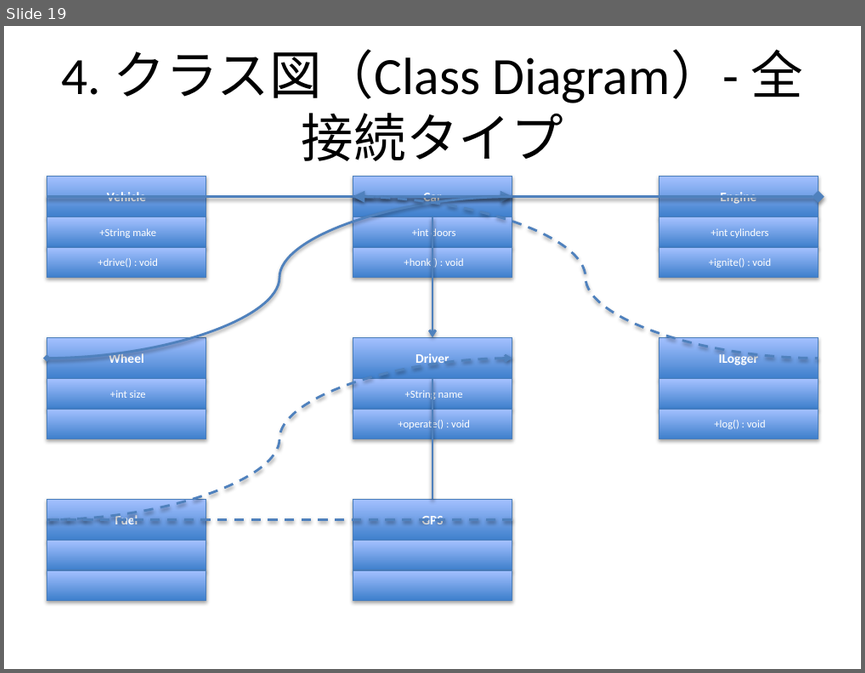
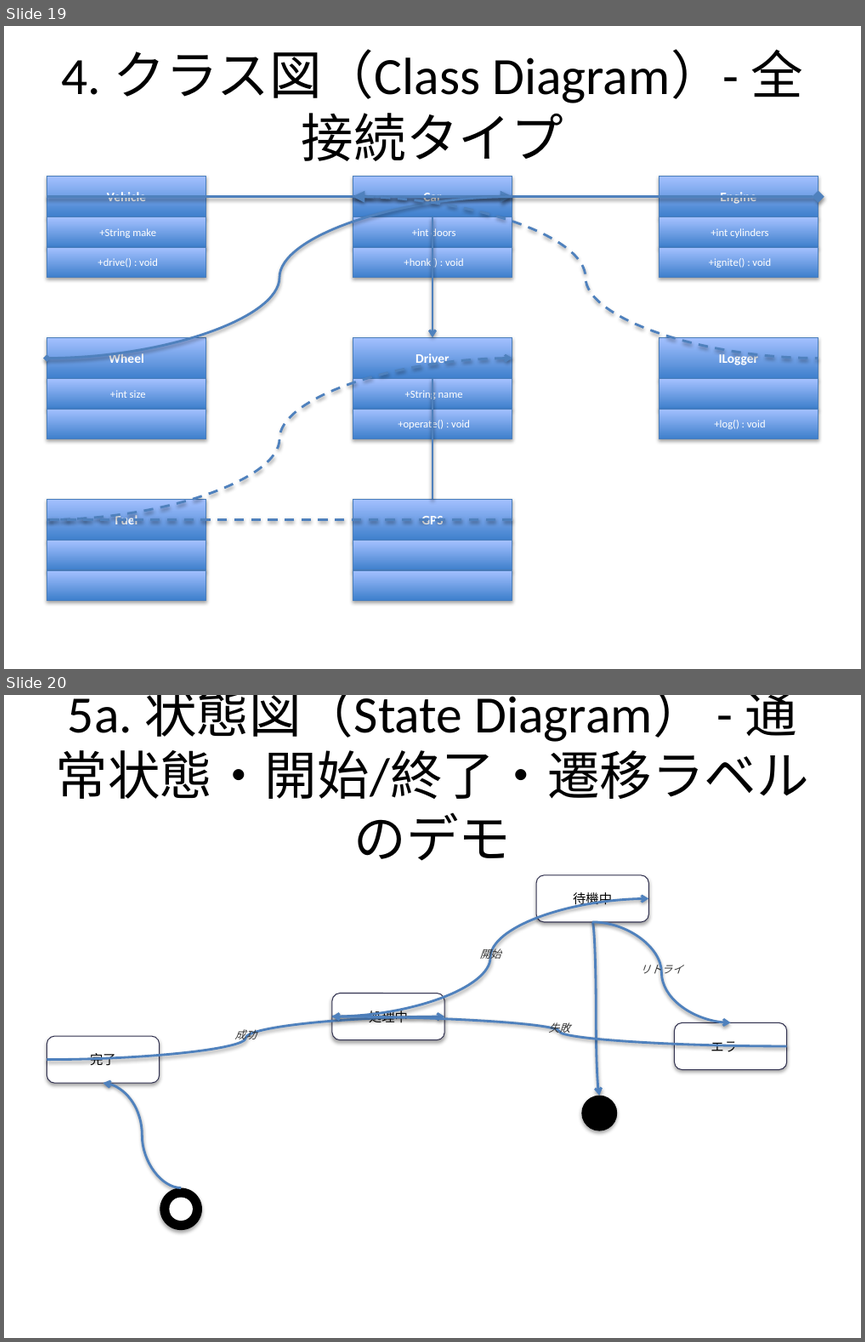
Before and after one commit to notfolder/qmd_to_pptx, a slide deck: demo_full.pptx. Shown one above the other, each under a label of ours: slide 19 before the commit, slides 19 and 20 after it. The pictures are 865x673 and 865x1342 pixels, drawn with LibreOffice and Linux fonts; fonts in the diff are those of the drawing. Boxes give left, top, right and bottom in pixels: in the first picture for what was removed or moved away, otherwise in the second. Text is boxed around its words. In the diff, an @@ line names an element or a change of style, - is before the commit and + after.

```diff
--- a/demo_full.pptx
+++ b/demo_full.pptx
@@ slide 20 added at (4, 695, 861, 1338), background #FFFFFF @@
@@ title added at (55, 695, 808, 861), 44 pt, text #000000 @@
+5a. 状態図（State Diagram） - 通常状態・開始/終了・遷移ラベルのデモ
@@ rounded rectangle added at (536, 875, 648, 922), fill #FFFFFF, outline #323250 0.75 pt, 11 pt, text #000000 @@
+待機中
@@ curved arrow added from (332, 1016) to (648, 899), #4F81BD 2 pt @@
@@ curved arrow added from (592, 922) to (600, 1095), #4F81BD 2 pt @@
@@ curved arrow added from (592, 922) to (731, 1022), #4F81BD 2 pt @@
@@ text added at (480, 946, 501, 961), 9 pt, text #323232, italic @@
+開始
@@ text added at (640, 961, 682, 976), 9 pt, text #323232, italic @@
+リトライ
@@ rounded rectangle added at (332, 993, 444, 1040), fill #FFFFFF, outline #323250 0.75 pt, 11 pt, text #000000 @@
+処理中
@@ curved arrow added from (46, 1059) to (444, 1016), #4F81BD 2 pt @@
@@ curved arrow added from (786, 1046) to (332, 1016), #4F81BD 2 pt @@
@@ text added at (549, 1020, 570, 1035), 9 pt, text #323232, italic @@
+失敗
@@ rounded rectangle added at (674, 1022, 786, 1069), fill #FFFFFF, outline #323250 0.75 pt, 11 pt, text #000000 @@
+エラー
@@ rounded rectangle added at (46, 1036, 159, 1083), fill #FFFFFF, outline #323250 0.75 pt, 11 pt, text #000000 @@
+完了
@@ text added at (235, 1029, 256, 1042), 9 pt, text #323232, italic @@
+成功
@@ curved arrow added from (182, 1188) to (103, 1083), #4F81BD 2 pt @@
@@ ellipse added at (581, 1095, 618, 1131), fill #000000 @@
@@ ellipse added at (160, 1188, 202, 1230), fill #000000 @@
@@ ellipse added at (170, 1197, 193, 1220), fill #FFFFFF @@
```
Also in this commit, not shown: 2 other slides added, 1 slide removed, 5 other files.
